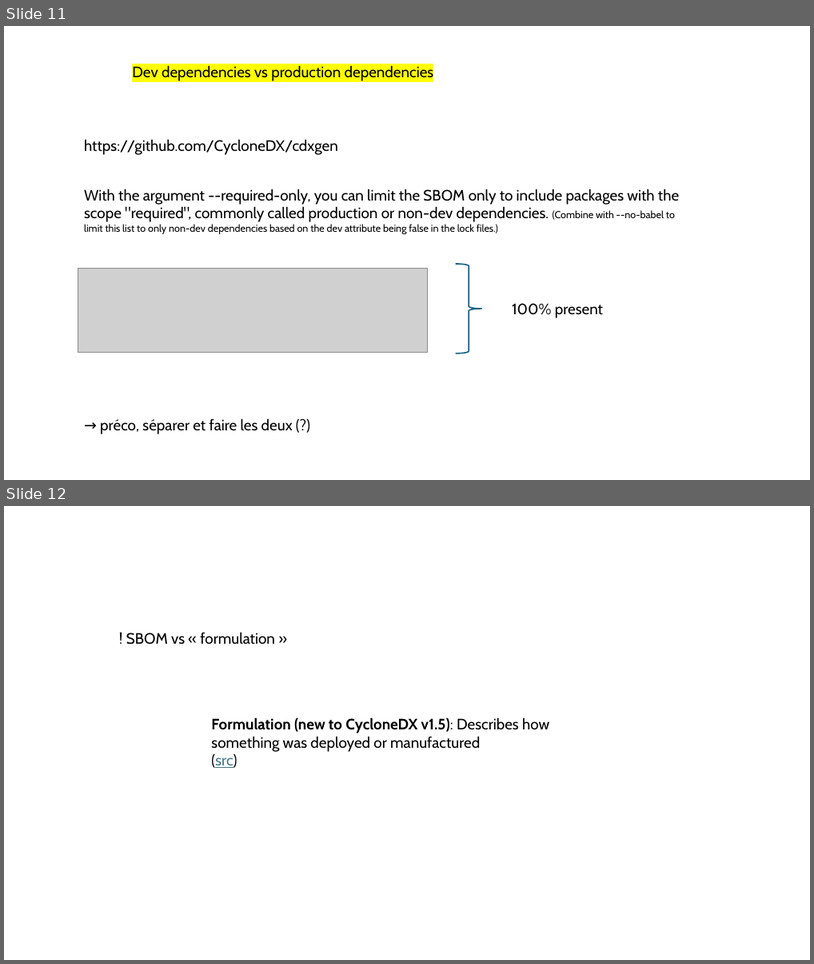
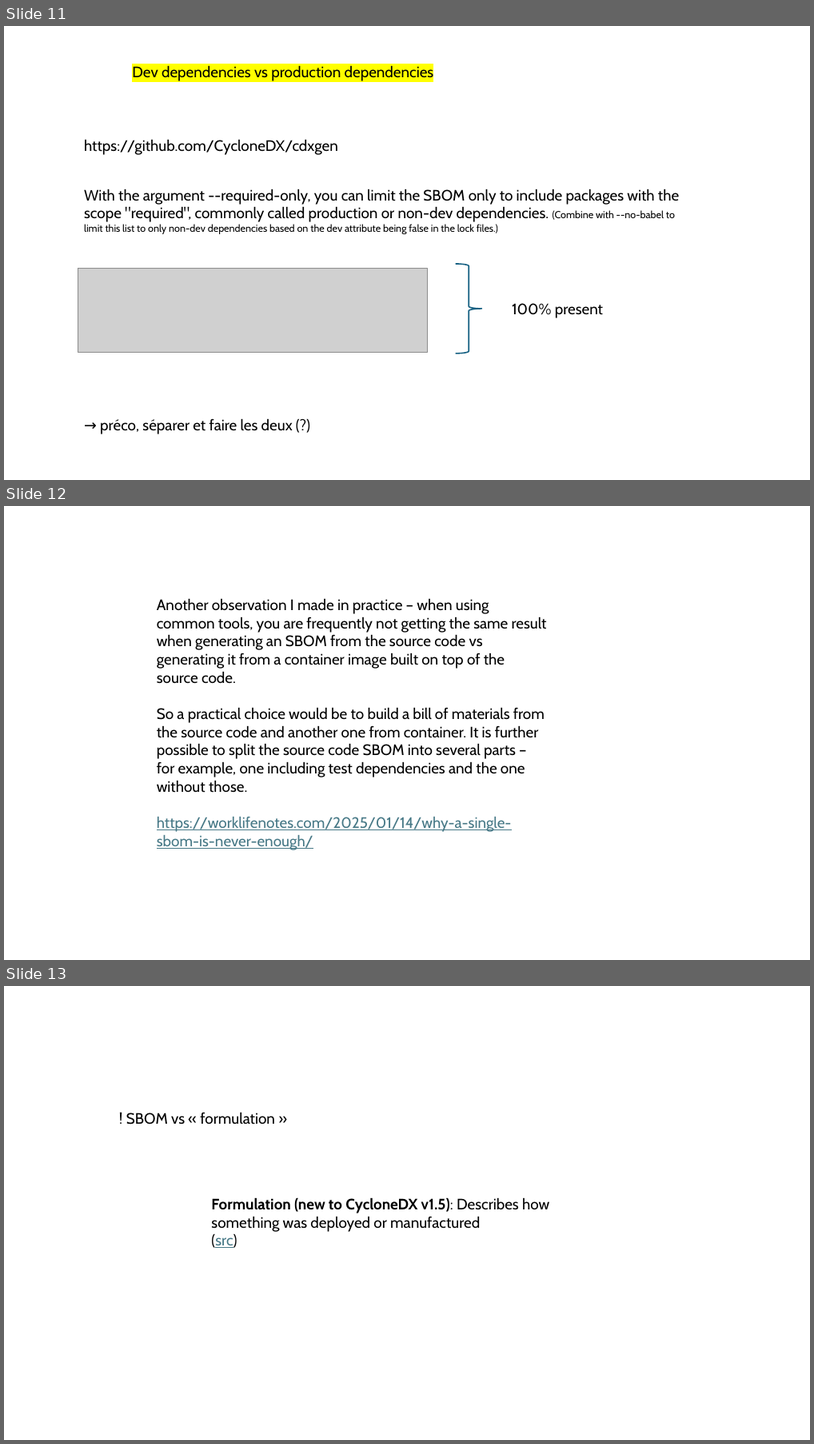
Before and after one commit to avergnaud/sboms, a slide deck: SBOM.pptx. Shown one above the other, each under a label of ours: slides 11 and 12 before the commit, slides 11, 12 and 13 after it. The pictures are 814x964 and 814x1444 pixels, drawn with LibreOffice and Linux fonts; fonts in the diff are those of the drawing; grey boxes stand for pictures. Boxes give left, top, right and bottom in pixels: in the first picture for what was removed or moved away, otherwise in the second. Text is boxed around its words. In the diff, an @@ line names an element or a change of style, - is before the commit and + after.

```diff
--- a/SBOM.pptx
+++ b/SBOM.pptx
@@ slide 12 added at (x1=4, y1=506, x2=810, y2=960), background #FFFFFF @@
@@ text added at (x1=157, y1=598, x2=547, y2=850), 18 pt, text #000000 @@
+Another observation I made in practice – when using common tools, you are frequently not getting the same result when generating an SBOM from the source code vs generating it from a container image built on top of the source code.
+So a practical choice would be to build a bill of materials from the source code and another one from container. It is further possible to split the source code SBOM into several parts – for example, one including test dependencies and the one without those.
+https://worklifenotes.com/2025/01/14/why-a-single-sbom-is-never-enough/
@@ what was slide 12 is now slide 13 @@
```
Also in this commit, not shown: 1 slide changed, 2 other slides added, 1 slide removed.
